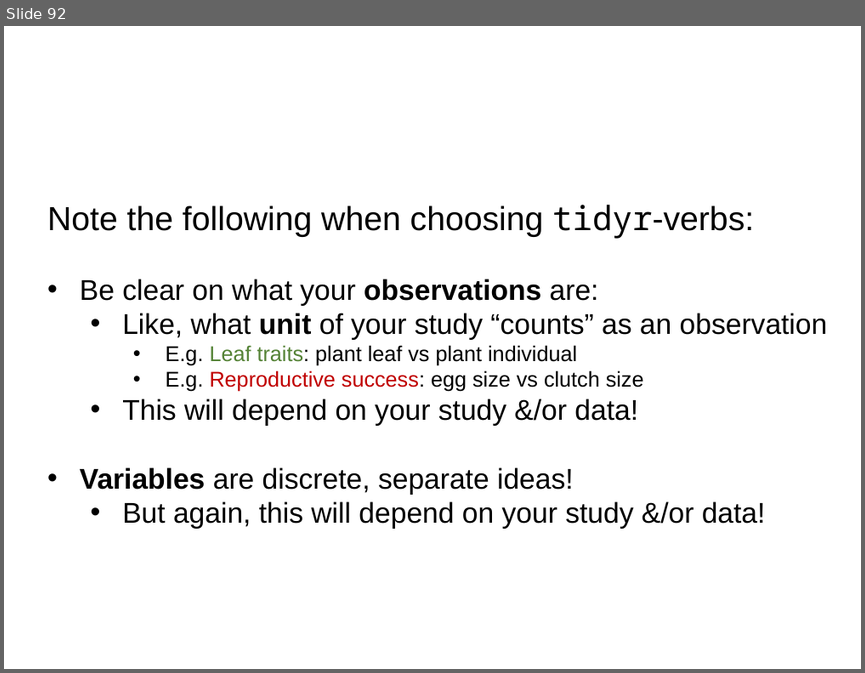
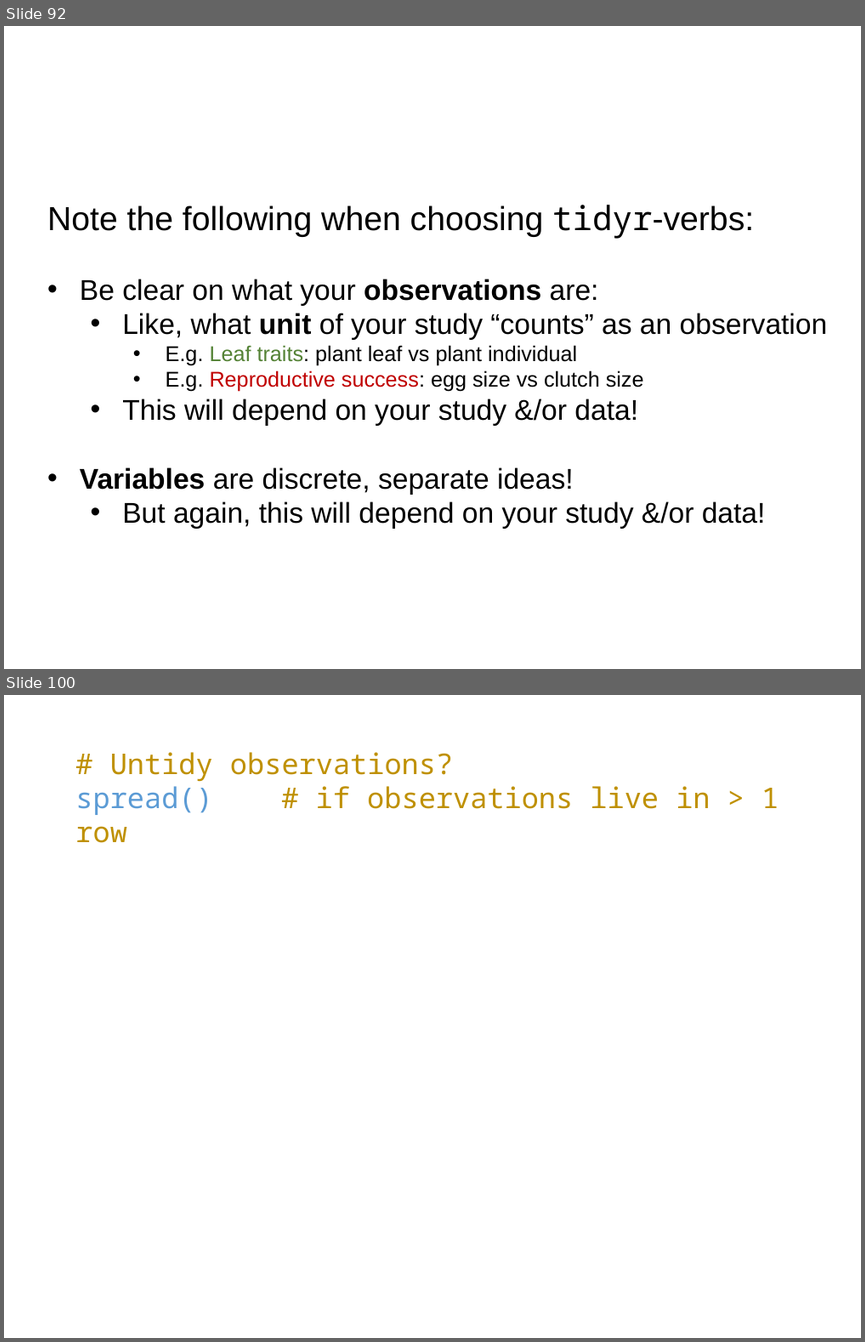
Before and after one commit to rvanmazijk/BioSci-tidyverse-workshop, a slide deck: slides-and-notes/day-1-slides.pptx. Shown one above the other, each under a label of ours: slide 92 before the commit, slides 92 and 100 after it; the slides between them are not shown. The pictures are 865x673 and 865x1342 pixels, drawn with LibreOffice and Linux fonts; fonts in the diff are those of the drawing. Boxes give left, top, right and bottom in pixels: in the first picture for what was removed or moved away, otherwise in the second. Text is boxed around its words. In the diff, an @@ line names an element or a change of style, - is before the commit and + after.

```diff
--- a/slides-and-notes/day-1-slides.pptx
+++ b/slides-and-notes/day-1-slides.pptx
@@ slide 100 added at (x1=4, y1=695, x2=861, y2=1338), background #FFFFFF @@
@@ text added at (x1=75, y1=752, x2=778, y2=843), 24 pt, text #BF9000 @@
+# Untidy observations?
+spread() # if observations live in > 1 row
```
Also in this commit, not shown: 21 other slides added, 1 other file.
